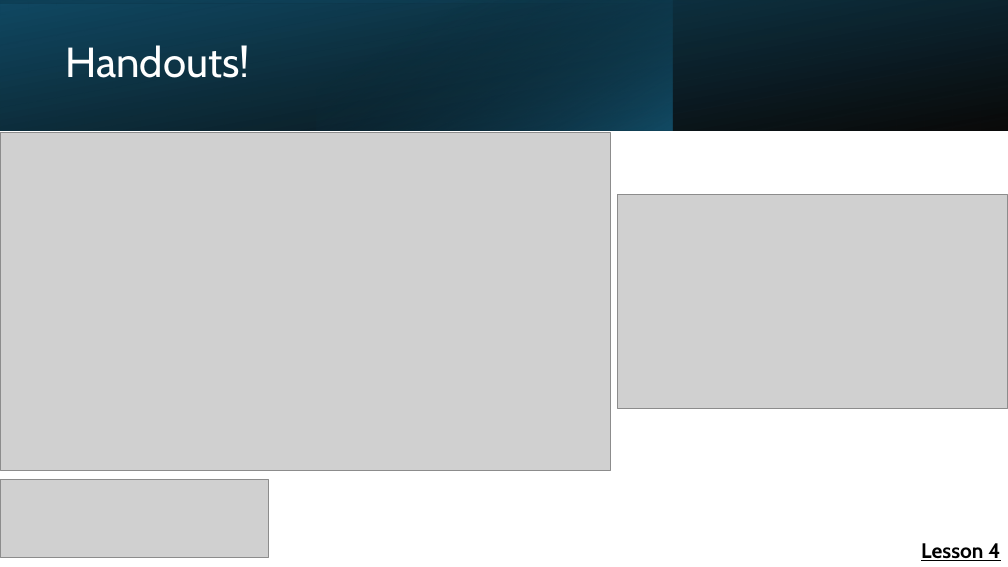
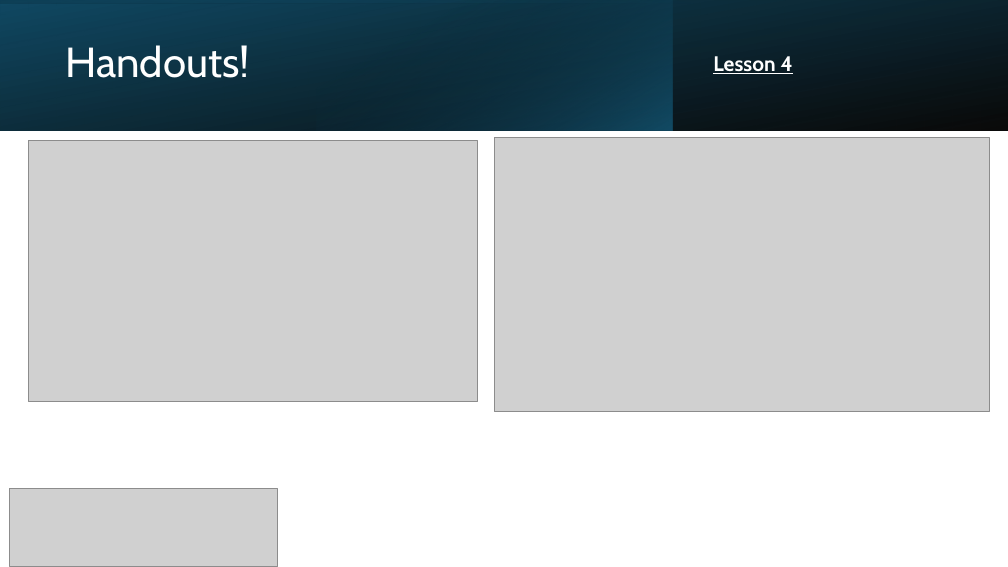
Before and after one commit to cadenkelly-lang/CyberSec-Networking-2026-REU, a slide deck: slide 59 of Module Content, End of Summer Presentation Content/Training Module Slides.pptx (slide 56 before the commit). Drawn at 1008x567 pixels with LibreOffice and Linux fonts; fonts in the diff are those of the drawing; grey boxes stand for pictures. Boxes give left, top, right and bottom in pixels: in the first picture for what was removed or moved away, otherwise in the second. Text is boxed around its words. In the diff, an @@ line names an element or a change of style, - is before the commit and + after.

```diff
--- a/Module Content, End of Summer Presentation Content/Training Module Slides.pptx
+++ b/Module Content, End of Summer Presentation Content/Training Module Slides.pptx
@@ text "Lesson 4": place and size @@
-text "Lesson 4" at [921, 543, 1000, 561]
+text "Lesson 4" at [713, 56, 793, 74]
@@ text "Lesson 4" at [713, 56, 793, 74]: text colour #000000 to #FFFFFF; line spacing 1 to 0.9; more space between paragraphs; vertical alignment top to middle @@
@@ picture: place and size @@
-picture at [0, 132, 610, 471]
+picture at [29, 141, 478, 402]
@@ picture: place and size @@
-picture at [618, 195, 1008, 409]
+picture at [495, 137, 990, 411]
@@ picture: place and size @@
-picture at [0, 479, 268, 558]
+picture at [10, 488, 278, 567]
```
Also in this commit, not shown: 11 other slides changed, 3 slides added, 5 other files.
